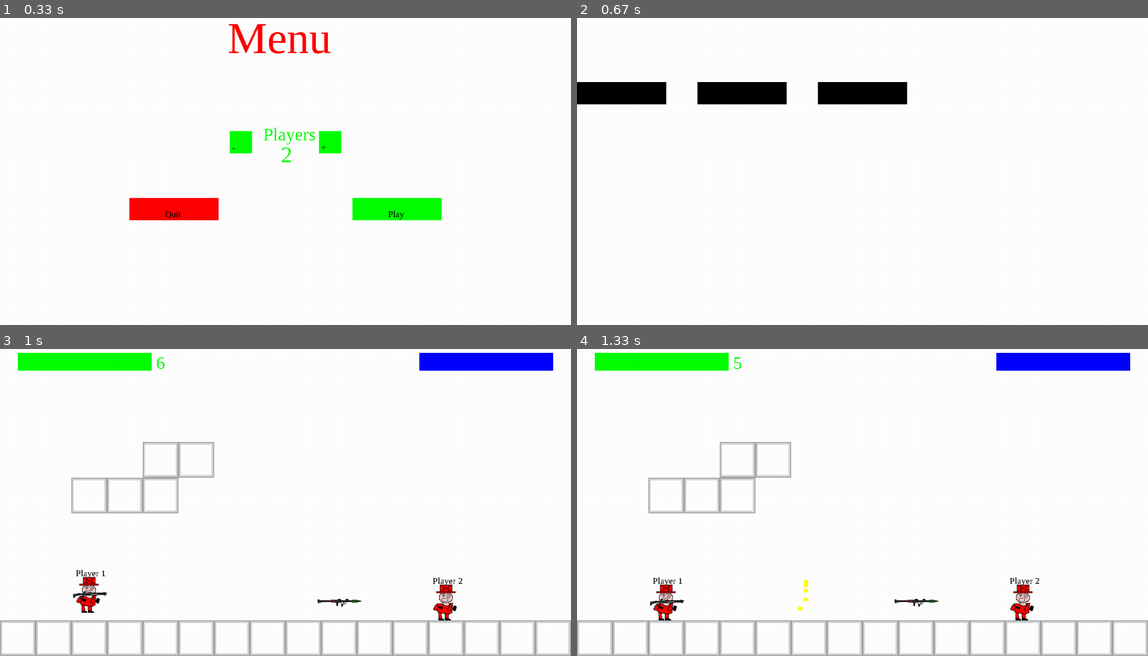
Above: before the commit, frames 1-4 (two rows, left to right).
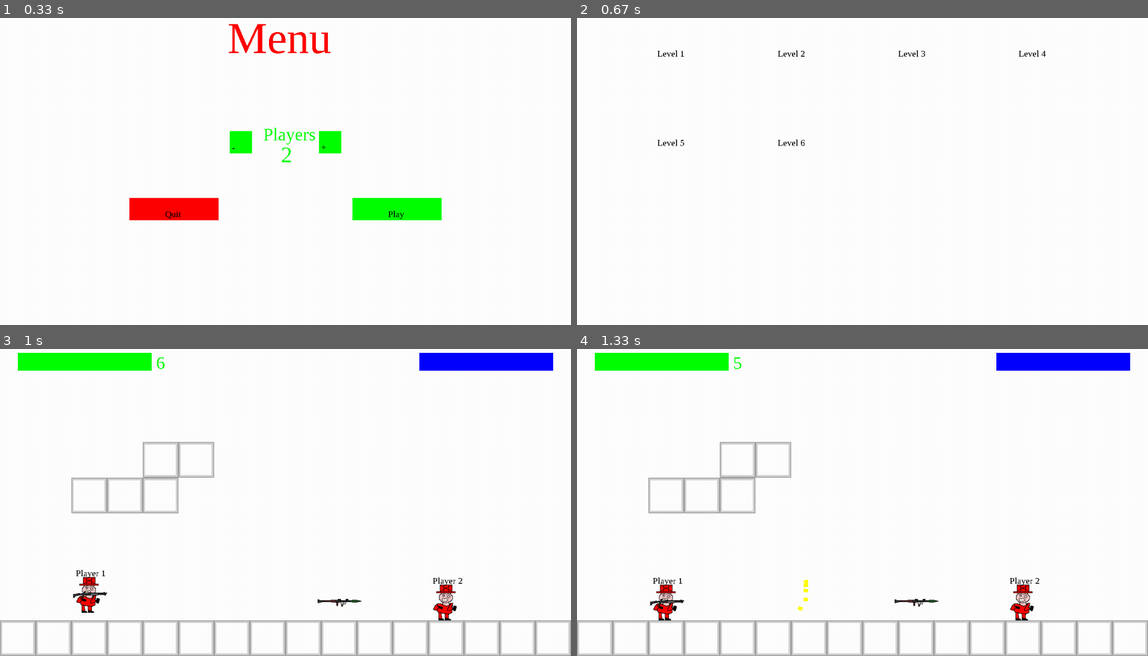
Above: after the commit, the same moments.

Repository: Me07111/Pygame-Platformer
Game: pygame game, started from Code/main.py
Same seed, same stepped clock (60 frames per second), same inputs: the game is played once before the commit and once after it.
Inputs:
- Up to frame 1 (0.33 s): no input
- Up to frame 2 (0.67 s): click "Play" at 0.38 s
- Up to frame 3 (1 s): click "Level 2" at 0.72 s
- Up to frame 4 (1.33 s): tap Space at 1 s

Frame 1 is identical in both runs. In frame 2, 3.8% of the frame differs, in the area x 0-83%, y 10-42%; in frame 3, nothing differs; in frame 4, nothing differs.

Commit message:
made levelselect levels stack in grid

Diff:
--- a/Code/levelSelct.py
+++ b/Code/levelSelct.py
@@ -2,6 +2,7 @@
 from button import Button
 from config import scaleValue,scaleRect
 import pygame
+import math
 class LevelSelect:
     def __init__(self,screen,width,height,clock,playerCount):
         self.screen = screen
@@ -9,12 +10,16 @@
             Level(screen,width,height,25,clock,playerCount,0),
             Level(screen,width,height,25,clock,playerCount,1),
             Level(screen,width,height,25,clock,playerCount,2),
+            Level(screen,width,height,25,clock,playerCount,0),
+            Level(screen,width,height,25,clock,playerCount,1),
+            Level(screen,width,height,25,clock,playerCount,2)
         ]
         self.buttons = []
-        row = 1
-        for i in range(len(self.levels)):
-            button = Button((scaleValue(height,100) + scaleValue(height,270)*i,scaleValue(height,200)),scaleRect(height,(200,50)),f"Level {i+1}",pygame.Color(0,0,0),scaleValue(height,20))
-            self.buttons.append(button)
+        for i in range(math.ceil(len(self.levels) / 4)):
+            for j in range(4):
+                if(len(self.levels) - 1 >= i*4 + j):
+                    button = Button(scaleRect(height,(200 + 270*j,100 + i * 200)),scaleRect(height,(200,50)),f"Level {i*4 + j +1}",pygame.Color(255,255,255),scaleValue(height,20))
+                    self.buttons.append(button)
 
     def update(self,delta,gametime,levelHandler):
         for i, button in enumerate(self.buttons):
